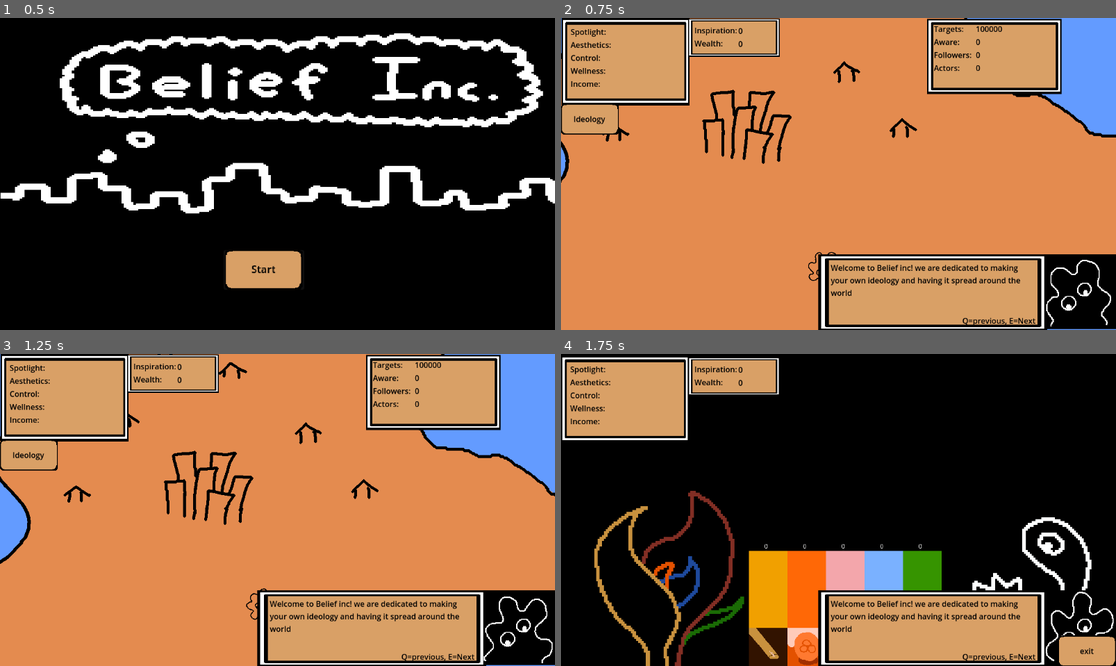
Above: before the commit, frames 1-4 (two rows, left to right).
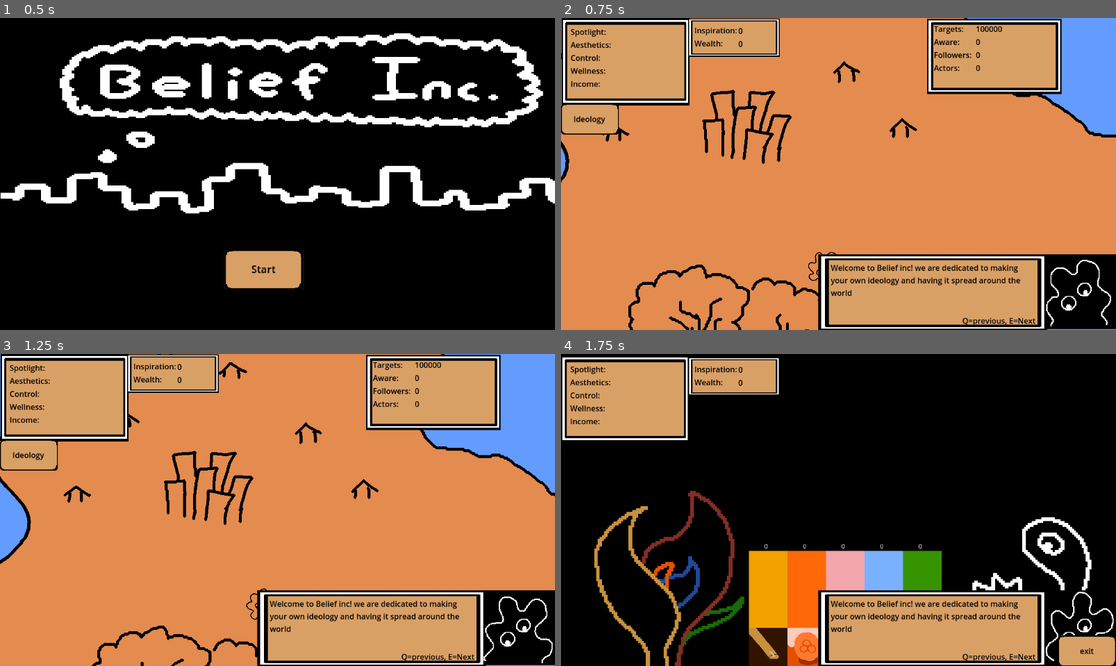
Above: after the commit, the same moments.

Repository: jrl1373/Belief_inc
Game: Godot game, scene res://src/MainMenu.tscn
Two runs of this game, one before a commit and one after it. Both use one fixed random seed, a clock stepped at 60 frames per second and the inputs below. The engine's default icon, where the game draws it, is replaced by a stand-in: a white triangle on a blue panel in a dark square.
Inputs (mouse positions are in pixels of both pictures, inside the frame that each line leads up to):
- Up to frame 1 (0.5 s): no input
- Up to frame 2 (0.75 s): click "Start" at 0.5 s
- Up to frame 3 (1.25 s): no input
- Up to frame 4 (1.75 s): click (588, 453) at 1.25 s

Frame 1 is identical in both runs. In frame 2, 0.9% of the frame differs, in the area x 12-47%, y 78-100%; in frame 3, 0.5%; in frame 4, nothing differs.

Commit message:
exported versions

Diff:
--- a/src/Ideology/IdeologyAttDisplay.gd
+++ b/src/Ideology/IdeologyAttDisplay.gd
@@ -16,9 +16,7 @@
 
 
 func set_ideology(ideology):
-	print(ideology)
 	self.ideology = ideology
-	print(self.ideology)
 
 func get_ideology():
 	return ideology
@@ -29,7 +27,6 @@
 
 
 func _on_button_pressed():
-	print("E")
 	ideology.update_attributes([1,1,1,1,1])
 	pass # Replace with function body.
 
@@ -51,7 +48,6 @@
 	for i in range(len(transformation)):
 		attributes[i] += int(transformation[i])
 	var idx = 0
-	print("eee")
 	attribute_update.emit(attributes)
 	var att_order = ['s','a','c','w','i']
 	var vals = get_tree().get_nodes_in_group("attribute_values")
@@ -68,6 +64,5 @@
 
 func _on_transformations_add_transformation(attributes):
 	ideology.update_attributes(attributes.slice(2,7))
-#	print("added")
 #	update_attributes(attributes.slice(2,7))
 	pass # Replace with function body.
--- a/src/Ideology/IdeologyPage.gd
+++ b/src/Ideology/IdeologyPage.gd
@@ -14,7 +14,6 @@
 
 func set_transformation(transformation):
 	self.transformation = transformation
-	print(self.transformation)
 
 # Called every frame. 'delta' is the elapsed time since the previous frame.
 func _process(delta):
@@ -28,8 +27,6 @@
 
 
 func _on_area_2d_input_event(viewport, event, shape_idx):
-	print("EEEE")
-	print(event)
 	if event.is_action_pressed("click"):
 		transformation.show()
 	pass # Replace with function body.
--- a/src/Jans/Jan.gd
+++ b/src/Jans/Jan.gd
@@ -3,10 +3,16 @@
 signal harvested
 # Called when the node enters the scene tree for the first time.
 func _ready():
-	pass # Replace with function body.
+
+	pass # Rep1lace with function body.
 
 func play():
-	$Jan1.play()
+
+
+	var animations = $Jan1.sprite_frames.get_animation_names()
+	var random = randi() % len(animations)
+	var animation = animations[random]
+	$Jan1.play(animation)
 # Called every frame. 'delta' is the elapsed time since the previous frame.
 func _process(delta):
 	pass
--- a/src/Jans/Jan.tscn
+++ b/src/Jans/Jan.tscn
@@ -1,8 +1,11 @@
-[gd_scene load_steps=12 format=3 uid="uid://ba6ma87p1moch"]
+[gd_scene load_steps=58 format=3 uid="uid://ba6ma87p1moch"]
 
 [ext_resource type="Script" path="res://src/Jans/Jan.gd" id="1_5fn5v"]
 [ext_resource type="Texture2D" uid="uid://dncvmnxiy1jop" path="res://Screens/World/animations/jan.png" id="2_r1j6w"]
 [ext_resource type="Texture2D" uid="uid://dqvxj0773o4ye" path="res://Screens/World/animations/jan sleep.png" id="3_1855x"]
+[ext_resource type="Texture2D" uid="uid://cx16b0exjkdc" path="res://Screens/World/animations/thinking_blue.png" id="3_df46y"]
+[ext_resource type="Texture2D" uid="uid://c2dryh7da8mgd" path="res://Screens/World/animations/jan dancing.png" id="4_3f6na"]
+[ext_resource type="Texture2D" uid="uid://csgpvmiivhpg2" path="res://Screens/World/animations/thinking_yellow.png" id="5_novuo"]
 
 [sub_resource type="AtlasTexture" id="AtlasTexture_xpnfg"]
 atlas = ExtResource("2_r1j6w")
@@ -12,6 +15,178 @@
 atlas = ExtResource("2_r1j6w")
 region = Rect2(18, 0, 18, 27)
 
+[sub_resource type="AtlasTexture" id="AtlasTexture_cipu5"]
+atlas = ExtResource("3_df46y")
+region = Rect2(0, 0, 41, 45)
+
+[sub_resource type="AtlasTexture" id="AtlasTexture_pysyf"]
+atlas = ExtResource("3_df46y")
+region = Rect2(41, 0, 41, 45)
+
+[sub_resource type="AtlasTexture" id="AtlasTexture_vvxli"]
+atlas = ExtResource("3_df46y")
+region = Rect2(82, 0, 41, 45)
+
+[sub_resource type="AtlasTexture" id="AtlasTexture_rys3o"]
+atlas = ExtResource("3_df46y")
+region = Rect2(123, 0, 41, 45)
+
+[sub_resource type="AtlasTexture" id="AtlasTexture_uwbwk"]
+atlas = ExtResource("3_df46y")
+region = Rect2(164, 0, 41, 45)
+
+[sub_resource type="AtlasTexture" id="AtlasTexture_y56hs"]
+atlas = ExtResource("3_df46y")
+region = Rect2(205, 0, 41, 45)
+
+[sub_resource type="AtlasTexture" id="AtlasTexture_ymnj7"]
+atlas = ExtResource("3_df46y")
+region = Rect2(246, 0, 41, 45)
+
+[sub_resource type="AtlasTexture" id="AtlasTexture_u1mno"]
+atlas = ExtResource("3_df46y")
+region = Rect2(287, 0, 41, 45)
+
+[sub_resource type="AtlasTexture" id="AtlasTexture_8302t"]
+atlas = ExtResource("3_df46y")
+region = Rect2(328, 0, 41, 45)
+
+[sub_resource type="AtlasTexture" id="AtlasTexture_t7qap"]
+atlas = ExtResource("3_df46y")
+region = Rect2(369, 0, 41, 45)
+
+[sub_resource type="AtlasTexture" id="AtlasTexture_sfbja"]
+atlas = ExtResource("3_df46y")
+region = Rect2(410, 0, 41, 45)
+
+[sub_resource type="AtlasTexture" id="AtlasTexture_al0u0"]
+atlas = ExtResource("3_df46y")
+region = Rect2(451, 0, 41, 45)
+
+[sub_resource type="AtlasTexture" id="AtlasTexture_tp55p"]
+atlas = ExtResource("3_df46y")
+region = Rect2(492, 0, 41, 45)
+
+[sub_resource type="AtlasTexture" id="AtlasTexture_3i4b0"]
+atlas = ExtResource("3_df46y")
+region = Rect2(533, 0, 41, 45)
+
+[sub_resource type="AtlasTexture" id="AtlasTexture_j2fud"]
+atlas = ExtResource("3_df46y")
+region = Rect2(574, 0, 41, 45)
+
+[sub_resource type="AtlasTexture" id="AtlasTexture_t7om2"]
+atlas = ExtResource("3_df46y")
+region = Rect2(615, 0, 41, 45)
+
+[sub_resource type="AtlasTexture" id="AtlasTexture_2mbvx"]
+atlas = ExtResource("3_df46y")
+region = Rect2(656, 0, 41, 45)
+
+[sub_resource type="AtlasTexture" id="AtlasTexture_wbiun"]
+atlas = ExtResource("3_df46y")
+region = Rect2(697, 0, 41, 45)
+
+[sub_resource type="AtlasTexture" id="AtlasTexture_hp1lh"]
+atlas = ExtResource("4_3f6na")
+region = Rect2(0, 0, 24, 29)
+
+[sub_resource type="AtlasTexture" id="AtlasTexture_limxp"]
+atlas = ExtResource("4_3f6na")
+region = Rect2(24, 0, 24, 29)
+
+[sub_resource type="AtlasTexture" id="AtlasTexture_4dqh1"]
+atlas = ExtResource("4_3f6na")
+region = Rect2(48, 0, 24, 29)
+
+[sub_resource type="AtlasTexture" id="AtlasTexture_evhnk"]
+atlas = ExtResource("4_3f6na")
+region = Rect2(72, 0, 24, 29)
+
+[sub_resource type="AtlasTexture" id="AtlasTexture_gm10w"]
+atlas = ExtResource("4_3f6na")
+region = Rect2(96, 0, 24, 29)
+
+[sub_resource type="AtlasTexture" id="AtlasTexture_s6od8"]
+atlas = ExtResource("4_3f6na")
+region = Rect2(120, 0, 24, 29)
+
+[sub_resource type="AtlasTexture" id="AtlasTexture_j1l1v"]
+atlas = ExtResource("4_3f6na")
+region = Rect2(144, 0, 24, 29)
+
+[sub_resource type="AtlasTexture" id="AtlasTexture_jve73"]
+atlas = ExtResource("5_novuo")
+region = Rect2(0, 0, 41, 45)
+
+[sub_resource type="AtlasTexture" id="AtlasTexture_fgmio"]
+atlas = ExtResource("5_novuo")
+region = Rect2(41, 0, 41, 45)
+
+[sub_resource type="AtlasTexture" id="AtlasTexture_ei20s"]
+atlas = ExtResource("5_novuo")
+region = Rect2(82, 0, 41, 45)
+
+[sub_resource type="AtlasTexture" id="AtlasTexture_583bq"]
+atlas = ExtResource("5_novuo")
+region = Rect2(123, 0, 41, 45)
+
+[sub_resource type="AtlasTexture" id="AtlasTexture_0uf77"]
+atlas = ExtResource("5_novuo")
+region = Rect2(164, 0, 41, 45)
+
+[sub_resource type="AtlasTexture" id="AtlasTexture_degxp"]
+atlas = ExtResource("5_novuo")
+region = Rect2(205, 0, 41, 45)
+
+[sub_resource type="AtlasTexture" id="AtlasTexture_u4kv5"]
+atlas = ExtResource("5_novuo")
+region = Rect2(246, 0, 41, 45)
+
+[sub_resource type="AtlasTexture" id="AtlasTexture_5io20"]
+atlas = ExtResource("5_novuo")
+region = Rect2(287, 0, 41, 45)
+
+[sub_resource type="AtlasTexture" id="AtlasTexture_avwkm"]
+atlas = ExtResource("5_novuo")
+region = Rect2(328, 0, 41, 45)
+
+[sub_resource type="AtlasTexture" id="AtlasTexture_ntn3g"]
+atlas = ExtResource("5_novuo")
+region = Rect2(369, 0, 41, 45)
+
+[sub_resource type="AtlasTexture" id="AtlasTexture_4jki0"]
+atlas = ExtResource("5_novuo")
+region = Rect2(410, 0, 41, 45)
+
+[sub_resource type="AtlasTexture" id="AtlasTexture_ppcba"]
+atlas = ExtResource("5_novuo")
+region = Rect2(451, 0, 41, 45)
+
+[sub_resource type="AtlasTexture" id="AtlasTexture_282wn"]
+atlas = ExtResource("5_novuo")
+region = Rect2(492, 0, 41, 45)
+
+[sub_resource type="AtlasTexture" id="AtlasTexture_ak2bt"]
+atlas = ExtResource("5_novuo")
+region = Rect2(533, 0, 41, 45)
+
+[sub_resource type="AtlasTexture" id="AtlasTexture_0fpd6"]
+atlas = ExtResource("5_novuo")
+region = Rect2(574, 0, 41, 45)
+
+[sub_resource type="AtlasTexture" id="AtlasTexture_4b4s6"]
+atlas = ExtResource("5_novuo")
+region = Rect2(615, 0, 41, 45)
+
+[sub_resource type="AtlasTexture" id="AtlasTexture_xqw5y"]
+atlas = ExtResource("5_novuo")
+region = Rect2(656, 0, 41, 45)
+
+[sub_resource type="AtlasTexture" id="AtlasTexture_5arag"]
+atlas = ExtResource("5_novuo")
+region = Rect2(697, 0, 41, 45)
+
 [sub_resource type="AtlasTexture" id="AtlasTexture_bii1q"]
 atlas = ExtResource("3_1855x")
 region = Rect2(0, 0, 31, 35)
@@ -43,6 +218,150 @@
 }, {
 "frames": [{
 "duration": 1.0,
+"texture": SubResource("AtlasTexture_cipu5")
+}, {
+"duration": 1.0,
+"texture": SubResource("AtlasTexture_pysyf")
+}, {
+"duration": 1.0,
+"texture": SubResource("AtlasTexture_vvxli")
+}, {
+"duration": 1.0,
+"texture": SubResource("AtlasTexture_rys3o")
+}, {
+"duration": 1.0,
+"texture": SubResource("AtlasTexture_uwbwk")
+}, {
+"duration": 1.0,
+"texture": SubResource("AtlasTexture_y56hs")
+}, {
+"duration": 1.0,
+"texture": SubResource("AtlasTexture_ymnj7")
+}, {
+"duration": 1.0,
+"texture": SubResource("AtlasTexture_u1mno")
+}, {
+"duration": 1.0,
+"texture": SubResource("AtlasTexture_8302t")
+}, {
+"duration": 1.0,
+"texture": SubResource("AtlasTexture_t7qap")
+}, {
+"duration": 1.0,
+"texture": SubResource("AtlasTexture_sfbja")
+}, {
+"duration": 1.0,
+"texture": SubResource("AtlasTexture_al0u0")
+}, {
+"duration": 1.0,
+"texture": SubResource("AtlasTexture_tp55p")
+}, {
+"duration": 1.0,
+"texture": SubResource("AtlasTexture_3i4b0")
+}, {
+"duration": 1.0,
+"texture": SubResource("AtlasTexture_j2fud")
+}, {
+"duration": 1.0,
+"texture": SubResource("AtlasTexture_t7om2")
+}, {
+"duration": 1.0,
+"texture": SubResource("AtlasTexture_2mbvx")
+}, {
+"duration": 1.0,
+"texture": SubResource("AtlasTexture_wbiun")
+}],
+"loop": true,
+"name": &"jan_blue",
+"speed": 5.0
+}, {
+"frames": [{
+"duration": 1.0,
+"texture": SubResource("AtlasTexture_hp1lh")
+}, {
+"duration": 1.0,
+"texture": SubResource("AtlasTexture_limxp")
+}, {
+"duration": 1.0,
+"texture": SubResource("AtlasTexture_4dqh1")
+}, {
+"duration": 1.0,
+"texture": SubResource("AtlasTexture_evhnk")
+}, {
+"duration": 1.0,
+"texture": SubResource("AtlasTexture_gm10w")
+}, {
+"duration": 1.0,
+"texture": SubResource("AtlasTexture_s6od8")
+}, {
+"duration": 1.0,
+"texture": SubResource("AtlasTexture_j1l1v")
+}],
+"loop": true,
+"name": &"jan_dance",
+"speed": 5.0
+}, {
+"frames": [{
+"duration": 1.0,
+"texture": SubResource("AtlasTexture_jve73")
+}, {
+"duration": 1.0,
+"texture": SubResource("AtlasTexture_fgmio")
+}, {
+"duration": 1.0,
+"texture": SubResource("AtlasTexture_ei20s")
+}, {
+"duration": 1.0,
+"texture": SubResource("AtlasTexture_583bq")
+}, {
+"duration": 1.0,
+"texture": SubResource("AtlasTexture_0uf77")
+}, {
+"duration": 1.0,
+"texture": SubResource("AtlasTexture_degxp")
+}, {
+"duration": 1.0,
+"texture": SubResource("AtlasTexture_u4kv5")
+}, {
+"duration": 1.0,
+"texture": SubResource("AtlasTexture_5io20")
+}, {
+"duration": 1.0,
+"texture": SubResource("AtlasTexture_avwkm")
+}, {
+"duration": 1.0,
+"texture": SubResource("AtlasTexture_ntn3g")
+}, {
+"duration": 1.0,
+"texture": SubResource("AtlasTexture_4jki0")
+}, {
+"duration": 1.0,
+"texture": SubResource("AtlasTexture_ppcba")
+}, {
+"duration": 1.0,
+"texture": SubResource("AtlasTexture_282wn")
+}, {
+"duration": 1.0,
+"texture": SubResource("AtlasTexture_ak2bt")
+}, {
+"duration": 1.0,
+"texture": SubResource("AtlasTexture_0fpd6")
+}, {
+"duration": 1.0,
+"texture": SubResource("AtlasTexture_4b4s6")
+}, {
+"duration": 1.0,
+"texture": SubResource("AtlasTexture_xqw5y")
+}, {
+"duration": 1.0,
+"texture": SubResource("AtlasTexture_5arag")
+}],
+"loop": true,
+"name": &"jan_green",
+"speed": 5.0
+}, {
+"frames": [{
+"duration": 1.0,
 "texture": SubResource("AtlasTexture_bii1q")
 }, {
 "duration": 1.0,
@@ -68,7 +387,7 @@
 [node name="Jan1" type="AnimatedSprite2D" parent="." groups=["jans"]]
 position = Vector2(17, 18)
 sprite_frames = SubResource("SpriteFrames_qbr7e")
-animation = &"jan_sleep"
+animation = &"jan_green"
 
 [node name="Area2D" type="Area2D" parent="Jan1"]
 
--- a/src/Transformation/Leaf.gd
+++ b/src/Transformation/Leaf.gd
@@ -15,6 +15,5 @@
 
 
 func _on_mouse_entered():
-	print("d")
 	entered.emit(tier,idx)
 	pass # Replace with function body.
--- a/src/Transformation/TransformationBranch.gd
+++ b/src/Transformation/TransformationBranch.gd
@@ -13,7 +13,6 @@
 
 
 func signal_transformation(tier,idx):
-	print("e")
 	load_transformation.emit(tier,idx)
 # Called every frame. 'delta' is the elapsed time since the previous frame.
 func _process(delta):
--- a/src/Transformation/TransformationNode.gd
+++ b/src/Transformation/TransformationNode.gd
@@ -23,7 +23,6 @@
 	transformation = transform
 	self.text = transformation[1]
 
-	print("success")
 
 
 
--- a/src/Transformation/Transformations.gd
+++ b/src/Transformation/Transformations.gd
@@ -13,7 +13,6 @@
 		if entry.size() == key.size():
 			transformations[transformations.size()] = entry
 	file.close()
-	print(transformations)
 	for i in transformations.keys():
 		var transform = transformations[i]
 		transformation_dict[transform[9]][transform[10]].append(transform)
@@ -36,7 +35,6 @@
 
 
 func _on_transformation_added():
-	print("e")
 	pass
 
 func send_transformation(branch,tier,idx):
--- a/src/Transformation/transformation.gd
+++ b/src/Transformation/transformation.gd
@@ -28,7 +28,6 @@
 	pass
 
 func init(vals):
-	print("e")
 	self.title = vals[1]
 	self.attributes = vals.slice(2,7)
 	self.image = vals[8]
--- a/src/Transformation/transformation_page.gd
+++ b/src/Transformation/transformation_page.gd
@@ -5,7 +5,7 @@
 var tier = "1"
 var idx = 0
 var ideology
-var added_transformations = []
+var added_transformations = {"s":[],"a":[],"c":[],"w":[],"i":[]}
 var transformation = load("res://src/Transformation/Transformations.gd").new()
 var transformation_dict = transformation.import_transformations("res://Final_Transformation_List.txt")
 signal add_transformation(attributes)
@@ -30,7 +30,7 @@
 	pass
 
 func set_branch(branch):
-	print(branch)
+
 	self.branch = branch
 	update_filter()
 
@@ -38,7 +38,7 @@
 
 
 func _on_transformation_branch_load_transformation(tier, idx):
-	print("ssss")
+
 	self.tier = str(tier)
 	self.idx = idx
 	var transform = transformation_dict[branch][self.tier][self.idx]
@@ -57,7 +57,6 @@
 		$Filter.size.y = 150
 	else:
 		$Filter.size.y = 0
-	print($Filter.size)
 
 
 func _on_transformation_add_transformation(attributes):
@@ -66,13 +65,13 @@
 		print("error")
 	elif int(tier) == 3 and total_transforms < 6:
 		print("error")
-	elif !added_transformations.has(Vector2(int(tier),int(idx))):
+	elif !added_transformations[branch].has(Vector2(int(tier),int(idx))):
 		var cost = 10+20*(int(tier)-1)
 		if ideology.inspiration >= cost:
 			ideology.add_inspiration(-1*cost)
 			branch_transformations[att_map.find(branch)] += 1
 			update_filter()
-			added_transformations.append(Vector2(int(tier),int(idx)))
+			added_transformations[branch].append(Vector2(int(tier),int(idx)))
 			add_transformation.emit(attributes)
 		else:
 			print("error")
--- a/src/World/Country.gd
+++ b/src/World/Country.gd
@@ -1,13 +1,14 @@
 extends Node2D
 
 @export var population: int = 100000
-var DIFF_MOD = .1
+var DIFF_MOD = .4
 var aware = 0
 var followers = 0
 var actors = 0
 var leftovers = population
 var e = 2.71828
 signal new_actors(new_actors)
+signal win
 func sigmoid_test(percent_complete):
 	var i = 10*(percent_complete-.5)
 	var sigmoid = 1/(1+pow(e,-1*i))
@@ -39,6 +40,8 @@
 	pass
 # Called every frame. 'delta' is the elapsed time since the previous frame.
 func _process(delta):
+	if int(leftovers) <= 0:
+		win.emit()
 	$GridContainer/PopVal.text = str(int(leftovers))
 	$GridContainer/AwareVal.text = str(int(aware))
 	$GridContainer/FollowersVal.text = str(int(followers))
--- a/src/World/World.gd
+++ b/src/World/World.gd
@@ -7,7 +7,7 @@
 var map_angle = randf()*2*PI
 var width
 var height
-var max_jans = 50
+var max_jans = 200
 var current_jans = 0
 var paused = false
 var ideology = load("res://src/Ideology/Ideology.gd").new()
@@ -15,21 +15,17 @@
 var transformation_page = load("res://src/Transformation/transformation_page.tscn").instantiate()
 # Called when the node enters the scene tree for the first time.
 func _ready():
+	$WIN.hide()
 	width = $Map.texture.get_width()
 	height = $Map.texture.get_height()
-	print(ideology)
 	ideology_page.set_ideology(ideology)
-	print(transformation_page)
 	ideology_page.set_transformation(transformation_page)
 	ideology_page.connect("exited",func():paused = false )
-	print(ideology_page.transformation)
 	var call = Callable(self,"add_transform")
 	transformation_page.connect("add_transformation",call)
 	transformation_page.set_ideology(ideology)
 	$IdeologyDisplay.set_ideology(ideology)
 	$ResouceDisplay.set_ideology(ideology)
-	print("current Ideology")
-	print($IdeologyDisplay.get_ideology())
 	$Advisor.play()
 	$Advisor.scale = Vector2(.1,.1)
 	get_tree().call_group("jans","play")
@@ -128,3 +124,8 @@
 	for i in range(int(new_actors/10)):
 		generate_jan()
 	pass # Replace with function body.
+
+
+func _on_country_win():
+	$WIN.show()
+	pass # Replace with function body.
--- a/src/World/World.tscn
+++ b/src/World/World.tscn
@@ -2,7 +2,7 @@
 
 [ext_resource type="Script" path="res://src/World/World.gd" id="1_c31vw"]
 [ext_resource type="PackedScene" uid="uid://ba6ma87p1moch" path="res://src/Jans/Jan.tscn" id="2_7mhah"]
-[ext_resource type="Texture2D" uid="uid://dqia4ghcxmn6u" path="res://Screens/World/map1.png" id="2_teuru"]
+[ext_resource type="Texture2D" uid="uid://df5tv267c4t1j" path="res://Screens/World/map2.png" id="3_7p1i8"]
 [ext_resource type="PackedScene" uid="uid://1tu66jpwgd2c" path="res://src/Ideology/IdeologyAttDisplay.tscn" id="3_xncul"]
 [ext_resource type="PackedScene" uid="uid://bie6kxy6mfuc6" path="res://src/World/country.tscn" id="4_si4ar"]
 [ext_resource type="Texture2D" uid="uid://cu0kya6aioflb" path="res://advisor.png" id="5_ajwdv"]
@@ -65,7 +65,7 @@
 jan = ExtResource("2_7mhah")
 
 [node name="Map" type="Sprite2D" parent="."]
-texture = ExtResource("2_teuru")
+texture = ExtResource("3_7p1i8")
 
 [node name="IdeologyDisplay" parent="." instance=ExtResource("3_xncul")]
 position = Vector2(1, 0)
@@ -94,6 +94,17 @@
 [node name="TalkingAdvisor" parent="." instance=ExtResource("9_yi1st")]
 position = Vector2(535, 490)
 
+[node name="WIN" type="Label" parent="."]
+z_index = 3
+offset_right = 1143.0
+offset_bottom = 658.0
+theme_override_colors/font_color = Color(0, 0, 0, 1)
+theme_override_font_sizes/font_size = 200
+text = "YOU WIN"
+horizontal_alignment = 1
+vertical_alignment = 1
+
 [connection signal="new_actors" from="Country" to="." method="_on_country_new_actors"]
+[connection signal="win" from="Country" to="." method="_on_country_win"]
 [connection signal="timeout" from="Timer" to="." method="_on_timer_timeout"]
 [connection signal="pressed" from="IdeologyButton" to="." method="_on_ideology_button_pressed"]
Not shown, added: Screens/World/animations/grass1.png.import
Not shown, added: Screens/World/animations/grass2.png.import
Not shown, added: Screens/World/animations/house.png.import
Not shown, added: Screens/World/animations/jan dancing.png.import
Not shown, added: Screens/World/animations/thinking_blue.png.import
Not shown, added: Screens/World/animations/thinking_green.png.import
Not shown, added: Screens/World/animations/thinking_yellow.png.import
Not shown, added: Screens/World/map2.png.import
Not shown, changed: WebExport/Belief.zip
Not shown, changed: WebExport/index.pck
